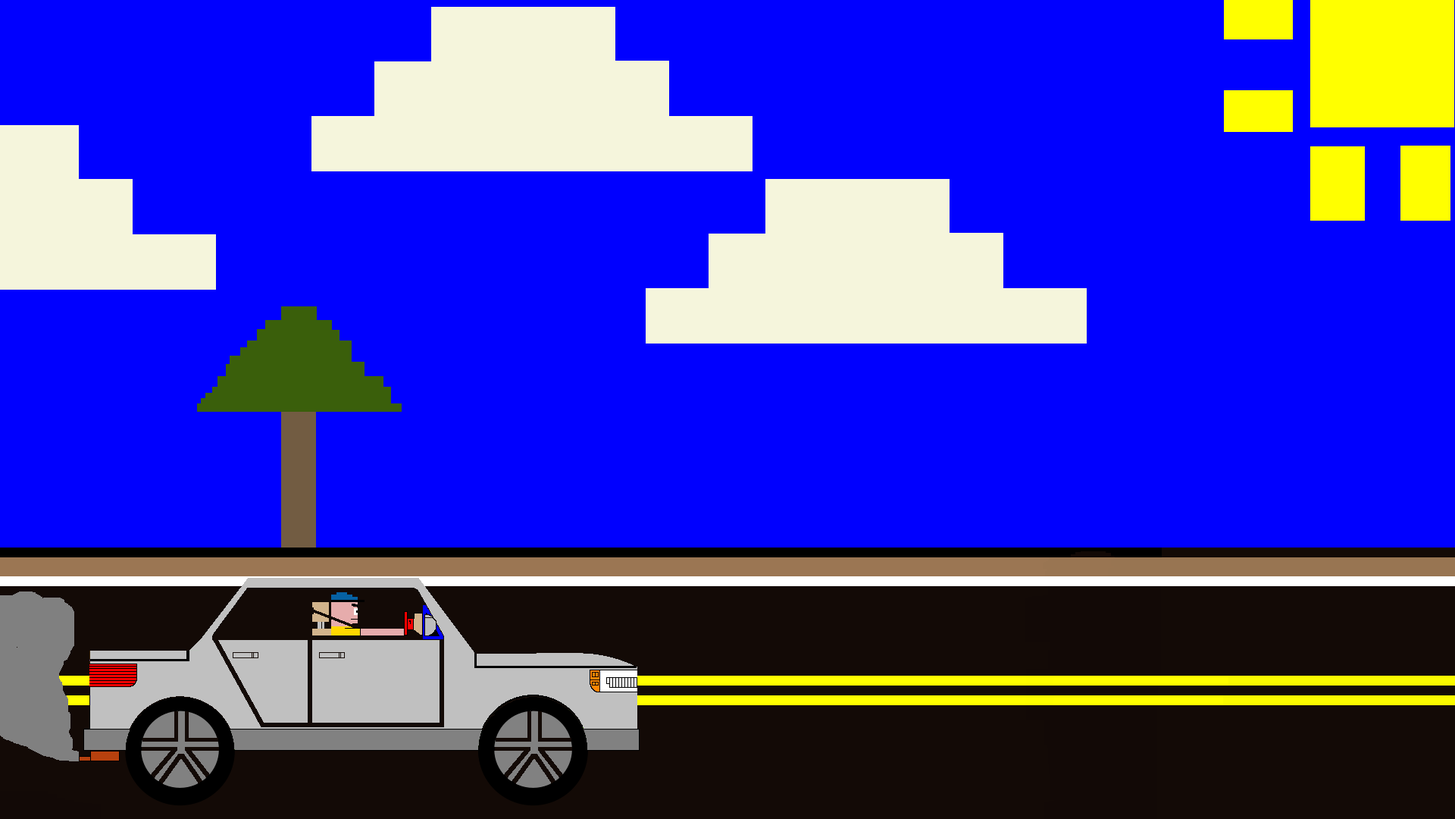
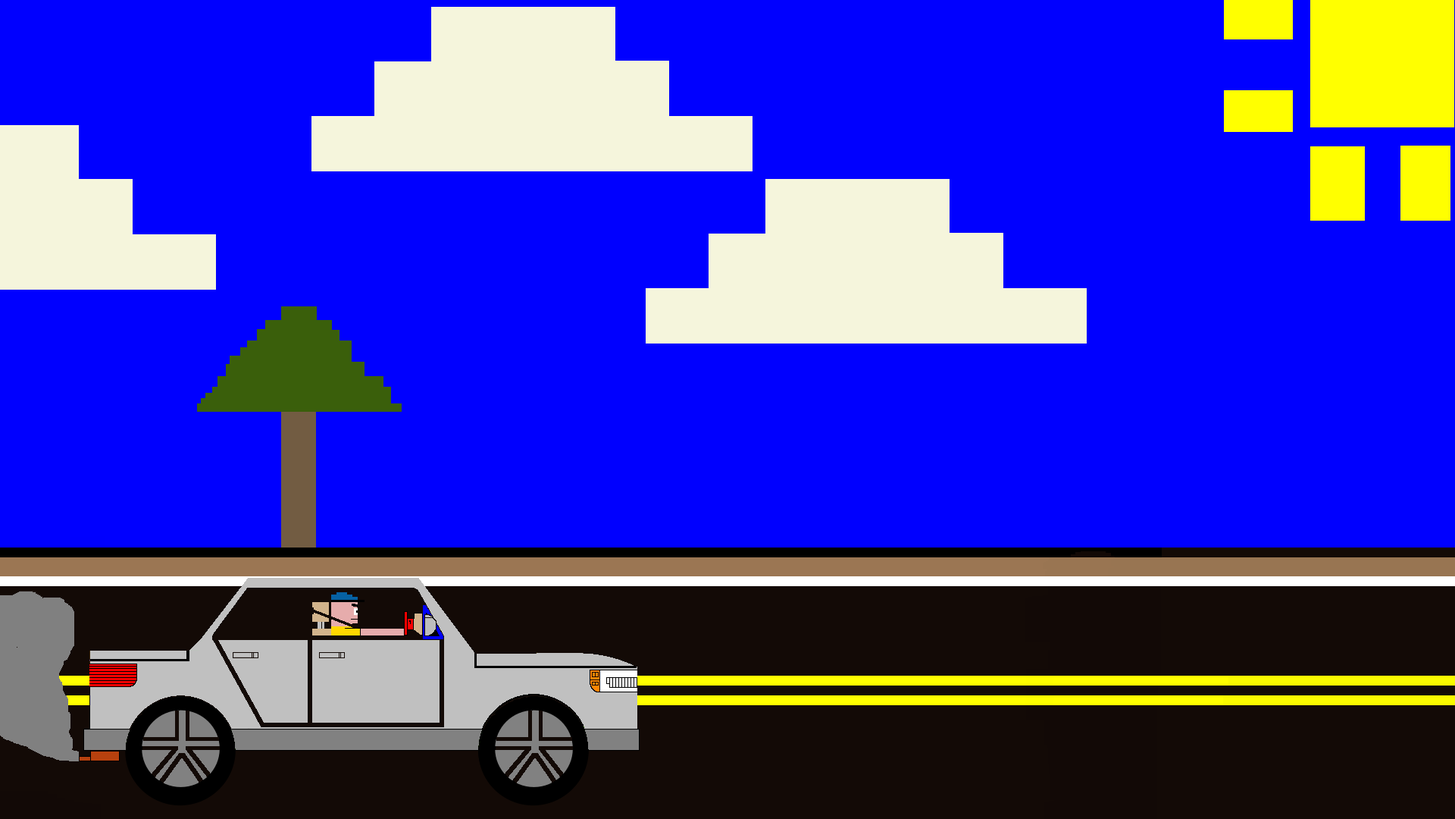
Comparing the layer stacks of the two 1455 × 819 images. Changes:
added layer "TIRES.xcf" above "car_not_complete-2.xcf" over (0, 590, 617, 794)
